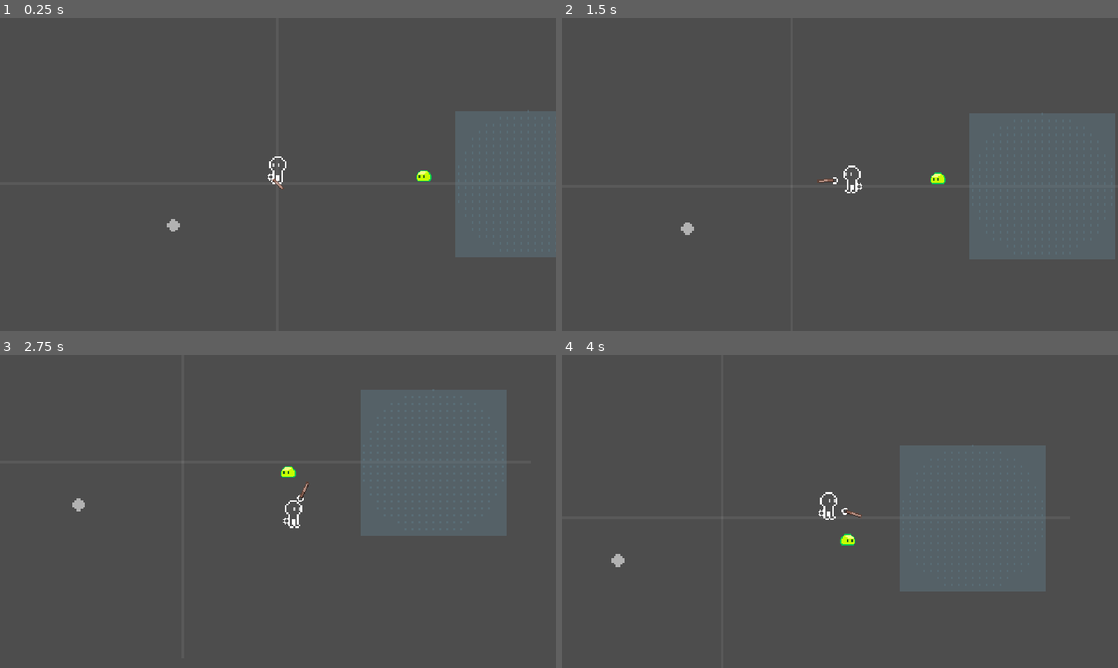
Above: before the commit, frames 1-4 (two rows, left to right).
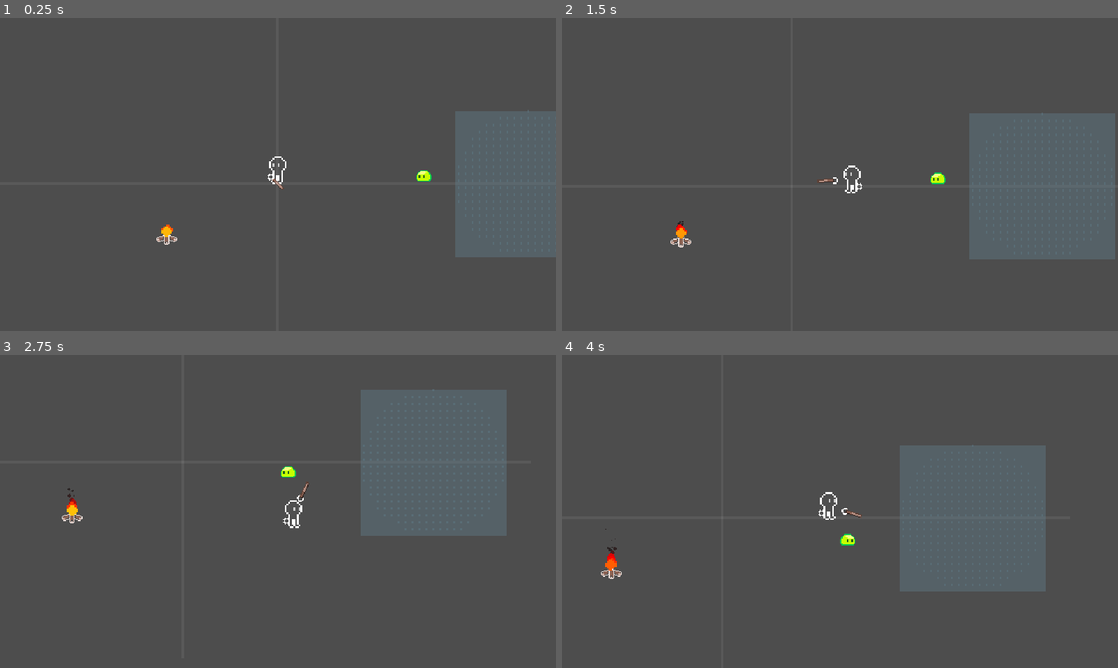
Above: after the commit, the same moments.

Repository: xharris/magicmissiles
Game: Godot game, scene res://game.tscn
Two runs of this game, one before a commit and one after it. Both use one fixed random seed, a clock stepped at 60 frames per second and the inputs below.
Inputs (mouse positions are in pixels of both pictures, inside the frame that each line leads up to):
- Up to frame 1 (0.25 s): no input
- Up to frame 2 (1.5 s): move the mouse to (962, 158) at 0.52 s; hold D (right) 0.53-1.28 s; click (962, 158) at 0.6 s; move the mouse to (728, 190) at 1.27 s; hold S (down) from 1.28 s (still down); right-click (728, 190) at 1.35 s
- Up to frame 3 (2.75 s): move the mouse to (333, 442) at 2.02 s; release S (down) at 2.03 s; hold D (right) from 2.03 s (still down); click (333, 442) at 2.1 s
- Up to frame 4 (4 s): move the mouse to (812, 574) at 2.77 s; release D (right) at 2.78 s; hold W (up) 2.78-3.53 s; right-click (812, 574) at 2.85 s; move the mouse to (1006, 558) at 3.52 s; hold A (left) from 3.53 s (still down); click (1006, 558) at 3.6 s

The runs differ from the first frame. In frame 1, 0.2% of the frame differs, in the area x 28-33%, y 64-73%; in frame 2, 0.2%; in frame 3, 0.2%; in frame 4, 0.2%, in the area x 7-12%, y 55-72%.

Commit message:
adds campfire sprite, fire particles

Diff:
--- a/components/magic_transfer/magic_config.gd
+++ b/components/magic_transfer/magic_config.gd
@@ -15,6 +15,9 @@
 @export var transfer_rotation_speed: float = 10
 ## time to wait for transfer to finish
 @export var transfer_duration: float = 1
+@export var transfer_vfx: VfxConfig
+@export var transfer_sprite: Texture2D
+@export var transfer_sprite_modulate: Color
 
 func equals(other: MagicConfig) -> bool:
     return resource_path == other.resource_path
--- a/components/magic_transfer/transfer/magic_transfer.gd
+++ b/components/magic_transfer/transfer/magic_transfer.gd
@@ -1,10 +1,11 @@
+@tool
 extends Node2D
 class_name MagicTransfer
 
 const SCENE = preload("res://components/magic_transfer/transfer/magic_transfer.tscn")
 
 static func create(start_position: Vector2, target: Node2D, magic: MagicConfig) -> MagicTransfer:
-    var me = MagicTransfer.SCENE.instantiate()
+    var me: MagicTransfer = MagicTransfer.SCENE.instantiate()
     me.global_position = start_position
     me.target = target
     me.magic = magic
@@ -13,9 +14,12 @@
 
 signal finished
 
+@onready var vfx: Vfx = %Vfx
+@onready var sprite: Sprite2D = %Sprite2D
+
+@export var magic: MagicConfig
 var target: Node2D
 var progress: float
-var magic: MagicConfig
 
 var _max_length: float
 var _target_offset: Vector2
@@ -28,6 +32,16 @@
     _target_offset = _target_offset.normalized()
 
 func _process(delta: float) -> void:
+    if magic:
+        if Engine.is_editor_hint() and vfx and not magic.changed.is_connected(vfx.update):
+            magic.changed.connect(vfx.update)
+        if magic.transfer_vfx != vfx.config:
+            vfx.config = magic.transfer_vfx
+        if magic.transfer_sprite_modulate:
+            sprite.modulate = magic.transfer_sprite_modulate
+        sprite.texture = magic.transfer_sprite
+    if not target:
+        return
     # increase progression
     _time += delta
     progress = clampf(_time / magic.transfer_duration, 0, 1)
--- a/components/magic_transfer/transfer/magic_transfer.tscn
+++ b/components/magic_transfer/transfer/magic_transfer.tscn
@@ -1,22 +1,30 @@
 [gd_scene format=3 uid="uid://bowheh3oj227i"]
 
 [ext_resource type="Script" uid="uid://1s50jis5m3dr" path="res://components/magic_transfer/transfer/magic_transfer.gd" id="1_d2bpw"]
-[ext_resource type="Texture2D" uid="uid://bp7atejjkmgbv" path="res://entities/magic/magic_missile_bare.png" id="1_refcn"]
 [ext_resource type="PackedScene" uid="uid://bxm55vrlk1q2q" path="res://components/vfx/vfx.tscn" id="2_4gpub"]
+[ext_resource type="Resource" uid="uid://bl7y54gkecaxr" path="res://resources/magic_configs/fire/fire.tres" id="2_ct6ef"]
+[ext_resource type="Texture2D" uid="uid://bp7atejjkmgbv" path="res://entities/magic/magic_missile_bare.png" id="3_55gh8"]
+[ext_resource type="Resource" uid="uid://bon7jj71vdlol" path="res://resources/magic_configs/fire/vfx/fire.tres" id="4_gricb"]
 [ext_resource type="PackedScene" uid="uid://cdsl631ei3j3t" path="res://components/camera_focus/camera_focus.tscn" id="5_gricb"]
 [ext_resource type="Resource" uid="uid://b0wqj0ydhyghd" path="res://resources/camera_focus_configs/magic_transfer.tres" id="6_gricb"]
 
 [node name="MagicTransfer" type="Node2D" unique_id=200391456]
 editor_description = "Animated effect to show magic transfer progress"
 script = ExtResource("1_d2bpw")
+magic = ExtResource("2_ct6ef")
 
-[node name="Sprite2D" type="Sprite2D" parent="." unique_id=1513615291]
+[node name="CanvasGroup" type="CanvasGroup" parent="." unique_id=647900522]
+
+[node name="Sprite2D" type="Sprite2D" parent="CanvasGroup" unique_id=1513615291]
+unique_name_in_owner = true
+modulate = Color(1, 0.98, 0.8, 1)
 scale = Vector2(3, 3)
-texture = ExtResource("1_refcn")
+texture = ExtResource("3_55gh8")
 
-[node name="Vfx" parent="." unique_id=317326198 instance=ExtResource("2_4gpub")]
-position = Vector2(61.586388, 75.81971)
-config = null
+[node name="Vfx" parent="CanvasGroup" unique_id=1834655722 node_paths=PackedStringArray("node") instance=ExtResource("2_4gpub")]
+unique_name_in_owner = true
+config = ExtResource("4_gricb")
+node = NodePath("..")
 
 [node name="CameraFocus" parent="." unique_id=1571792625 instance=ExtResource("5_gricb")]
 config = ExtResource("6_gricb")
--- a/components/status_effect_ctrl/on_hit.tscn
+++ /dev/null
@@ -1,8 +0,0 @@
-[gd_scene load_steps=2 format=3 uid="uid://bi28wwel2bc5v"]
-
-[ext_resource type="Script" uid="uid://bo0jafpym64x4" path="res://components/status_effect_ctrl/on_hit.gd" id="1_tbu63"]
-
-[node name="OnHit" type="Area2D"]
-collision_layer = 4
-collision_mask = 8
-script = ExtResource("1_tbu63")
--- /dev/null
+++ b/components/status_effect_ctrl/on_hit/on_hit.tscn
@@ -0,0 +1,8 @@
+[gd_scene format=3 uid="uid://bi28wwel2bc5v"]
+
+[ext_resource type="Script" uid="uid://bo0jafpym64x4" path="res://components/status_effect_ctrl/on_hit/on_hit.gd" id="1_tbu63"]
+
+[node name="OnHit" type="Area2D"]
+collision_layer = 4
+collision_mask = 8
+script = ExtResource("1_tbu63")
--- a/components/vfx/vfx.gd
+++ b/components/vfx/vfx.gd
@@ -76,10 +76,12 @@
             line.show()
         else:
             line.hide()
-    if particles:
-        particles.process_material = config.particles if config else null
-        particles.texture = config.particles_texture if config else null
-        if config and config.particles_amount > 0:
+    if particles and config:
+        particles.lifetime = config.particles_lifetime
+        particles.process_material = config.particles
+        particles.texture = config.particles_texture
+        particles.fixed_fps = config.particles_fps if config.particles_fps > 0 else 120
+        if config.particles_amount > 0:
             particles.amount = config.particles_amount
     _shaded_node = node
     if _shaded_node:
@@ -88,7 +90,6 @@
 
 func _ready() -> void:
     if not Engine.is_editor_hint():
-        global_position = Vector2.ZERO
         line.clear_points()
     _last_position = global_position
     update()
@@ -103,11 +104,10 @@
             var angle = global_position.angle()
             angle += deg_to_rad(1) * delta * lerp(100, 200, ratio)
             position = Vector2.from_angle(angle) * lerp(50, 100, ratio)
-        else:
-            position = Vector2.ZERO
     # calculate direction
-    particles.rotation = _last_position.angle_to_point(global_position)
-    _last_position = position
+    if config and config.particles_calc_direction:
+        particles.rotation = _last_position.angle_to_point(global_position)
+        _last_position = position
     # create new point in line
     var line_point_count = line.get_point_count()
     var line_length = config.line_length if config else 0
--- a/components/vfx/vfx.tscn
+++ b/components/vfx/vfx.tscn
@@ -1,79 +1,57 @@
 [gd_scene format=3 uid="uid://bxm55vrlk1q2q"]
 
-[ext_resource type="Shader" uid="uid://csqbe3n88yk4u" path="res://resources/magic_configs/fire/vfx/burning.gdshader" id="1_kdcxn"]
 [ext_resource type="Script" uid="uid://dwtcej8d660we" path="res://components/vfx/vfx.gd" id="1_o3b2c"]
-[ext_resource type="Resource" uid="uid://b15o33nldetev" path="res://resources/magic_configs/fire/vfx/burning.tres" id="2_1dlr4"]
 [ext_resource type="Texture2D" uid="uid://bp7atejjkmgbv" path="res://entities/magic/magic_missile_bare.png" id="3_j7232"]
-[ext_resource type="Gradient" uid="uid://najdlgs0xpvx" path="res://resources/magic_configs/fire/vfx/fire_gradient.tres" id="4_kdcxn"]
 
-[sub_resource type="ShaderMaterial" id="ShaderMaterial_raw4m"]
-shader = ExtResource("1_kdcxn")
-shader_parameter/size = 32.0
-shader_parameter/camera_zoom = 1.0
+[sub_resource type="Gradient" id="Gradient_vaewb"]
+offsets = PackedFloat32Array(0, 0.10619469, 0.33628318)
+colors = PackedColorArray(1, 0.909804, 0.0313726, 1, 1, 0, 0, 1, 0.16, 0.1344, 0.1344, 1)
 
-[sub_resource type="GradientTexture1D" id="GradientTexture1D_0ngxl"]
-gradient = ExtResource("4_kdcxn")
+[sub_resource type="GradientTexture1D" id="GradientTexture1D_2fqas"]
+gradient = SubResource("Gradient_vaewb")
 
-[sub_resource type="Curve" id="Curve_huee3"]
+[sub_resource type="Curve" id="Curve_7vi3g"]
 _data = [Vector2(0, 1), 0.0, 0.0, 0, 0, Vector2(0.5, 0.1), 0.0, 0.0, 0, 0, Vector2(1, 0), 0.0, 0.0, 0, 0]
 point_count = 3
 metadata/_snap_enabled = true
 
-[sub_resource type="CurveTexture" id="CurveTexture_0ngxl"]
-curve = SubResource("Curve_huee3")
+[sub_resource type="CurveTexture" id="CurveTexture_sgx7s"]
+curve = SubResource("Curve_7vi3g")
 
-[sub_resource type="ParticleProcessMaterial" id="ParticleProcessMaterial_w6suy"]
+[sub_resource type="ParticleProcessMaterial" id="ParticleProcessMaterial_we1go"]
 lifetime_randomness = 0.5
-particle_flag_align_y = true
-particle_flag_disable_z = true
 emission_shape = 1
 emission_sphere_radius = 2.0
+direction = Vector3(0, -1, 0)
 spread = 10.0
-initial_velocity_min = 30.0
-initial_velocity_max = 30.0
-gravity = Vector3(0, -10, 0)
-scale_min = 2.5
-scale_max = 3.5
-scale_curve = SubResource("CurveTexture_0ngxl")
-color_ramp = SubResource("GradientTexture1D_0ngxl")
-
-[sub_resource type="Curve" id="Curve_0ngxl"]
-_data = [Vector2(0.3, 0.3), 0.0, 0.0, 0, 0, Vector2(1, 1), 0.0, 0.0, 0, 0]
-point_count = 2
-metadata/_snap_enabled = true
-
-[sub_resource type="Gradient" id="Gradient_kdcxn"]
-offsets = PackedFloat32Array(0.1509434, 0.3301887, 0.5566038, 0.8386023)
-colors = PackedColorArray(0.16, 0.1344, 0.1344, 0, 1, 0, 0, 0.47058824, 1, 0, 0, 0.85882354, 1, 0.90300006, 0.029999971, 1)
+initial_velocity_min = 20.0
+initial_velocity_max = 40.0
+gravity = Vector3(0, 0, 0)
+scale_min = 3.5
+scale_max = 4.5
+scale_curve = SubResource("CurveTexture_sgx7s")
+color_ramp = SubResource("GradientTexture1D_2fqas")
 
 [node name="Vfx" type="Node2D" unique_id=1834655722 node_paths=PackedStringArray("node")]
-material = SubResource("ShaderMaterial_raw4m")
-position = Vector2(5.423286, 69.48493)
 script = ExtResource("1_o3b2c")
-config = ExtResource("2_1dlr4")
 node = NodePath(".")
-preview_animation = true
 
 [node name="GPUParticles2D" type="GPUParticles2D" parent="." unique_id=1842044345]
 unique_name_in_owner = true
-rotation = -3.0984056
-amount = 100
+amount = 30
 texture = ExtResource("3_j7232")
+lifetime = 5.0
 fixed_fps = 120
 interpolate = false
 fract_delta = false
 visibility_rect = Rect2(-1000, -1000, 2000, 2000)
 trail_lifetime = 5.0
-process_material = SubResource("ParticleProcessMaterial_w6suy")
+process_material = SubResource("ParticleProcessMaterial_we1go")
 
 [node name="Line2D" type="Line2D" parent="." unique_id=1166481658]
 unique_name_in_owner = true
-visible = false
 top_level = true
-points = PackedVector2Array(58.096035, 50.869015, 52.763752, 55.237, 47.175846, 59.017464, 41.39607, 62.20742, 35.485622, 64.810326, 29.50262, 66.83549, 23.501604, 68.29741, 17.533201, 69.215164, 11.643871, 69.61173, 5.423286, 69.48493)
 width = 0.0
-width_curve = SubResource("Curve_0ngxl")
-gradient = SubResource("Gradient_kdcxn")
 texture_mode = 1
 joint_mode = 2
 end_cap_mode = 2
--- a/components/vfx/vfx_config.gd
+++ b/components/vfx/vfx_config.gd
@@ -7,6 +7,9 @@
 @export var particles: ParticleProcessMaterial
 @export var particles_texture: Texture2D
 @export var particles_amount: int
+@export var particles_lifetime: float = 1.0
+@export var particles_fps: float
+@export var particles_calc_direction: bool
 
 @export_group("Line", "line_")
 @export var line_width: float
--- a/entities/actor/actor.gd
+++ b/entities/actor/actor.gd
@@ -147,6 +147,8 @@
     magic_configs.append_array(config.magic_configs)
     magic_configs.append_array(arms.magic_dest.magic.filter(
         func(m:MagicConfig): return not config.magic_configs.has(m)))
+    if magic_configs.is_empty():
+        return
     # create magic [missile]
     var magic = Magic.create(context(), magic_configs)
     _log.debug("fire magic with configs: %s" % [magic_configs.map(func(c:MagicConfig):return c.resource_path)])
--- a/entities/actor/actor.tscn
+++ b/entities/actor/actor.tscn
@@ -10,7 +10,7 @@
 [ext_resource type="PackedScene" uid="uid://u1ixt652jdjr" path="res://components/hp/hp.tscn" id="6_g7icj"]
 [ext_resource type="PackedScene" uid="uid://dd2svjblodqmd" path="res://components/sense/sense.tscn" id="7_8hfo6"]
 [ext_resource type="PackedScene" uid="uid://cbpdxa1jy4kp4" path="res://components/actor_control/ai_control/ai_control.tscn" id="9_wq7k8"]
-[ext_resource type="PackedScene" uid="uid://bi28wwel2bc5v" path="res://components/status_effect_ctrl/on_hit.tscn" id="10_bash0"]
+[ext_resource type="PackedScene" uid="uid://bi28wwel2bc5v" path="res://components/status_effect_ctrl/on_hit/on_hit.tscn" id="10_bash0"]
 [ext_resource type="Resource" uid="uid://bh08hfxdjlp3r" path="res://resources/actor_configs/slime/slime_ai.tres" id="11_bash0"]
 [ext_resource type="Script" uid="uid://nsiup7qrd3ha" path="res://components/status_effect_ctrl/status_effect.gd" id="11_ltbwc"]
 [ext_resource type="PackedScene" uid="uid://dk6t14i7xff37" path="res://components/actor_control/player_control/player_control.tscn" id="12_7gc83"]
--- a/entities/campfire/campfire.tscn
+++ b/entities/campfire/campfire.tscn
@@ -1,17 +1,21 @@
 [gd_scene format=3 uid="uid://b46dvxtqp5ydy"]
 
-[ext_resource type="Texture2D" uid="uid://bp7atejjkmgbv" path="res://entities/magic/magic_missile_bare.png" id="1_jaf7h"]
 [ext_resource type="PackedScene" uid="uid://3x7nbvqsy3jx" path="res://components/magic_transfer/src/magic_src.tscn" id="2_5c6lx"]
 [ext_resource type="Resource" uid="uid://bl7y54gkecaxr" path="res://resources/magic_configs/fire/fire.tres" id="3_5c6lx"]
+[ext_resource type="PackedScene" uid="uid://bi28wwel2bc5v" path="res://components/status_effect_ctrl/on_hit/on_hit.tscn" id="4_jvgcx"]
+[ext_resource type="Script" uid="uid://nsiup7qrd3ha" path="res://components/status_effect_ctrl/status_effect.gd" id="5_4biq1"]
+[ext_resource type="Resource" uid="uid://dqxa14xhfws2h" path="res://resources/magic_configs/fire/burn_tick.tres" id="6_eb2i3"]
+[ext_resource type="Texture2D" uid="uid://dqhtk4m28vi16" path="res://entities/campfire/campfire.png" id="6_u22cf"]
+[ext_resource type="PackedScene" uid="uid://bxm55vrlk1q2q" path="res://components/vfx/vfx.tscn" id="7_uf2kd"]
+[ext_resource type="Resource" uid="uid://bon7jj71vdlol" path="res://resources/magic_configs/fire/vfx/fire.tres" id="8_8fgpv"]
 
 [sub_resource type="CircleShape2D" id="CircleShape2D_jvgcx"]
 radius = 16.03122
 
+[sub_resource type="CircleShape2D" id="CircleShape2D_u78hh"]
+radius = 32.0
+
 [node name="Campfire" type="Node2D" unique_id=1682679037]
-
-[node name="Sprite2D" type="Sprite2D" parent="." unique_id=2089002870]
-scale = Vector2(5, 5)
-texture = ExtResource("1_jaf7h")
 
 [node name="MagicSource" parent="." unique_id=815820965 instance=ExtResource("2_5c6lx")]
 magic = ExtResource("3_5c6lx")
@@ -19,3 +23,19 @@
 [node name="CollisionShape2D" type="CollisionShape2D" parent="MagicSource" unique_id=2126351938]
 shape = SubResource("CircleShape2D_jvgcx")
 debug_color = Color(0.9992015, 0.028068122, 9.62615e-07, 0.41960785)
+
+[node name="OnHit" parent="." unique_id=960088501 instance=ExtResource("4_jvgcx")]
+status_effects = Array[ExtResource("5_4biq1")]([ExtResource("6_eb2i3")])
+
+[node name="CollisionShape2D" type="CollisionShape2D" parent="OnHit" unique_id=676683953]
+shape = SubResource("CircleShape2D_u78hh")
+
+[node name="CanvasGroup" type="CanvasGroup" parent="." unique_id=1624914397]
+
+[node name="Sprite2D" type="Sprite2D" parent="CanvasGroup" unique_id=2089002870]
+scale = Vector2(2, 2)
+texture = ExtResource("6_u22cf")
+
+[node name="Vfx" parent="CanvasGroup" unique_id=1834655722 node_paths=PackedStringArray("node") instance=ExtResource("7_uf2kd")]
+config = ExtResource("8_8fgpv")
+node = NodePath("..")
--- a/entities/magic/magic.tscn
+++ b/entities/magic/magic.tscn
@@ -3,9 +3,10 @@
 [ext_resource type="Texture2D" uid="uid://bp7atejjkmgbv" path="res://entities/magic/magic_missile_bare.png" id="1_grni7"]
 [ext_resource type="Script" uid="uid://beja0anjraj3i" path="res://entities/magic/magic.gd" id="1_kydgk"]
 [ext_resource type="Shader" uid="uid://csqbe3n88yk4u" path="res://resources/magic_configs/fire/vfx/burning.gdshader" id="1_oxn43"]
-[ext_resource type="PackedScene" uid="uid://bi28wwel2bc5v" path="res://components/status_effect_ctrl/on_hit.tscn" id="2_61irk"]
+[ext_resource type="PackedScene" uid="uid://bi28wwel2bc5v" path="res://components/status_effect_ctrl/on_hit/on_hit.tscn" id="2_61irk"]
 [ext_resource type="PackedScene" uid="uid://c0hlswibau2dk" path="res://components/status_effect_ctrl/status_effect_ctrl.tscn" id="4_t1fop"]
 [ext_resource type="PackedScene" uid="uid://bxm55vrlk1q2q" path="res://components/vfx/vfx.tscn" id="5_1bg2c"]
+[ext_resource type="Resource" uid="uid://b15o33nldetev" path="res://resources/magic_configs/fire/vfx/burning.tres" id="6_oxn43"]
 
 [sub_resource type="ShaderMaterial" id="ShaderMaterial_0pd6u"]
 shader = ExtResource("1_oxn43")
@@ -35,7 +36,7 @@
 
 [node name="Vfx" parent="CanvasGroup" unique_id=759915545 node_paths=PackedStringArray("node") instance=ExtResource("5_1bg2c")]
 unique_name_in_owner = true
-position = Vector2(43.364956, -24.99082)
+config = ExtResource("6_oxn43")
 node = NodePath("..")
 
 [node name="Sprite2D" type="Sprite2D" parent="CanvasGroup" unique_id=213673669]
--- a/levels/dev/dev.tscn
+++ b/levels/dev/dev.tscn
@@ -26,8 +26,7 @@
 position = Vector2(336, -16)
 
 [node name="Campfire" parent="." unique_id=1682679037 instance=ExtResource("6_0qlot")]
-modulate = Color(1, 1, 1, 0.5686275)
-position = Vector2(-240, 96)
+position = Vector2(-256, 112)
 
 [node name="PatrolArea" parent="." unique_id=1003190847 instance=ExtResource("5_qf2dv")]
 
--- a/resources/magic_configs/fire/fire.tres
+++ b/resources/magic_configs/fire/fire.tres
@@ -5,6 +5,8 @@
 [ext_resource type="Script" uid="uid://bo8a4oocqe1d0" path="res://components/magic_transfer/magic_config.gd" id="2_uso1m"]
 [ext_resource type="Resource" uid="uid://b1mh4ty2xccos" path="res://resources/status_effects/expires/expires_after_0_5.tres" id="3_vt0s3"]
 [ext_resource type="Resource" uid="uid://b15o33nldetev" path="res://resources/magic_configs/fire/vfx/burning.tres" id="4_adco6"]
+[ext_resource type="Texture2D" uid="uid://bp7atejjkmgbv" path="res://entities/magic/magic_missile_bare.png" id="5_eswu2"]
+[ext_resource type="Resource" uid="uid://bon7jj71vdlol" path="res://resources/magic_configs/fire/vfx/fire.tres" id="5_mu0po"]
 
 [resource]
 script = ExtResource("2_uso1m")
@@ -12,4 +14,7 @@
 on_hit_effects = Array[ExtResource("1_u2p8n")]([ExtResource("2_adco6")])
 vfx = ExtResource("4_adco6")
 hide_sprite = true
+transfer_vfx = ExtResource("5_mu0po")
+transfer_sprite = ExtResource("5_eswu2")
+transfer_sprite_modulate = Color(1, 0.98, 0.8, 1)
 metadata/_custom_type_script = "uid://bo8a4oocqe1d0"
--- a/resources/magic_configs/fire/vfx/burning.tres
+++ b/resources/magic_configs/fire/vfx/burning.tres
@@ -23,14 +23,14 @@
 
 [sub_resource type="ParticleProcessMaterial" id="ParticleProcessMaterial_w6suy"]
 lifetime_randomness = 0.5
-particle_flag_align_y = true
 particle_flag_disable_z = true
 emission_shape = 1
 emission_sphere_radius = 2.0
+direction = Vector3(0, 1, 0)
 spread = 10.0
-initial_velocity_min = 30.0
-initial_velocity_max = 30.0
-gravity = Vector3(0, -10, 0)
+initial_velocity_min = 20.0
+initial_velocity_max = 40.0
+gravity = Vector3(0, 0, 0)
 scale_min = 2.5
 scale_max = 3.5
 scale_curve = SubResource("CurveTexture_0ngxl")
@@ -41,6 +41,7 @@
 particles = SubResource("ParticleProcessMaterial_w6suy")
 particles_texture = ExtResource("2_ai4ug")
 particles_amount = 100
+particles_calc_direction = true
 line_gradient = ExtResource("1_vyvdi")
 line_gradient_reverse = true
 line_length = 10
--- /dev/null
+++ b/resources/magic_configs/fire/vfx/fire.tres
@@ -0,0 +1,52 @@
+[gd_resource type="Resource" script_class="VfxConfig" format=3 uid="uid://bon7jj71vdlol"]
+
+[ext_resource type="Gradient" uid="uid://dast1pbf2rmcf" path="res://resources/magic_configs/fire/vfx/fire_trail.tres" id="1_2fqas"]
+[ext_resource type="Texture2D" uid="uid://bp7atejjkmgbv" path="res://entities/magic/magic_missile_bare.png" id="3_sgx7s"]
+[ext_resource type="Script" uid="uid://d4gi0xblvwguj" path="res://components/vfx/vfx_config.gd" id="4_we1go"]
+
+[sub_resource type="Curve" id="Curve_0ngxl"]
+_data = [Vector2(0.3, 0.3), 0.0, 0.0, 0, 0, Vector2(1, 1), 0.0, 0.0, 0, 0]
+point_count = 2
+metadata/_snap_enabled = true
+
+[sub_resource type="Gradient" id="Gradient_vaewb"]
+offsets = PackedFloat32Array(0, 0.10619469, 0.33628318)
+colors = PackedColorArray(1, 0.909804, 0.0313726, 1, 1, 0, 0, 1, 0.16, 0.1344, 0.1344, 1)
+
+[sub_resource type="GradientTexture1D" id="GradientTexture1D_2fqas"]
+gradient = SubResource("Gradient_vaewb")
+
+[sub_resource type="Curve" id="Curve_7vi3g"]
+_data = [Vector2(0, 1), 0.0, 0.0, 0, 0, Vector2(0.5, 0.1), 0.0, 0.0, 0, 0, Vector2(1, 0), 0.0, 0.0, 0, 0]
+point_count = 3
+metadata/_snap_enabled = true
+
+[sub_resource type="CurveTexture" id="CurveTexture_sgx7s"]
+curve = SubResource("Curve_7vi3g")
+
+[sub_resource type="ParticleProcessMaterial" id="ParticleProcessMaterial_we1go"]
+lifetime_randomness = 0.5
+emission_shape = 1
+emission_sphere_radius = 2.0
+direction = Vector3(0, -1, 0)
+spread = 10.0
+initial_velocity_min = 20.0
+initial_velocity_max = 40.0
+gravity = Vector3(0, 0, 0)
+scale_min = 3.5
+scale_max = 4.5
+scale_curve = SubResource("CurveTexture_sgx7s")
+color_ramp = SubResource("GradientTexture1D_2fqas")
+
+[resource]
+script = ExtResource("4_we1go")
+particles = SubResource("ParticleProcessMaterial_we1go")
+particles_texture = ExtResource("3_sgx7s")
+particles_amount = 30
+particles_lifetime = 5.0
+line_gradient = ExtResource("1_2fqas")
+line_gradient_reverse = true
+line_length = 10
+line_width_curve = SubResource("Curve_0ngxl")
+line_point_position_offset = Vector2(20, 20)
+metadata/_custom_type_script = "uid://d4gi0xblvwguj"
Renamed: components/status_effect_ctrl/on_hit.gd -> components/status_effect_ctrl/on_hit/on_hit.gd
Renamed: components/status_effect_ctrl/on_hit.gd.uid -> components/status_effect_ctrl/on_hit/on_hit.gd.uid
Renamed: components/status_effect_ctrl/on_hit_context.gd -> components/status_effect_ctrl/on_hit/on_hit_context.gd
Renamed: components/status_effect_ctrl/on_hit_context.gd.uid -> components/status_effect_ctrl/on_hit/on_hit_context.gd.uid
Binary file added: entities/campfire/campfire.png
Not shown, added: entities/campfire/campfire.png.import
